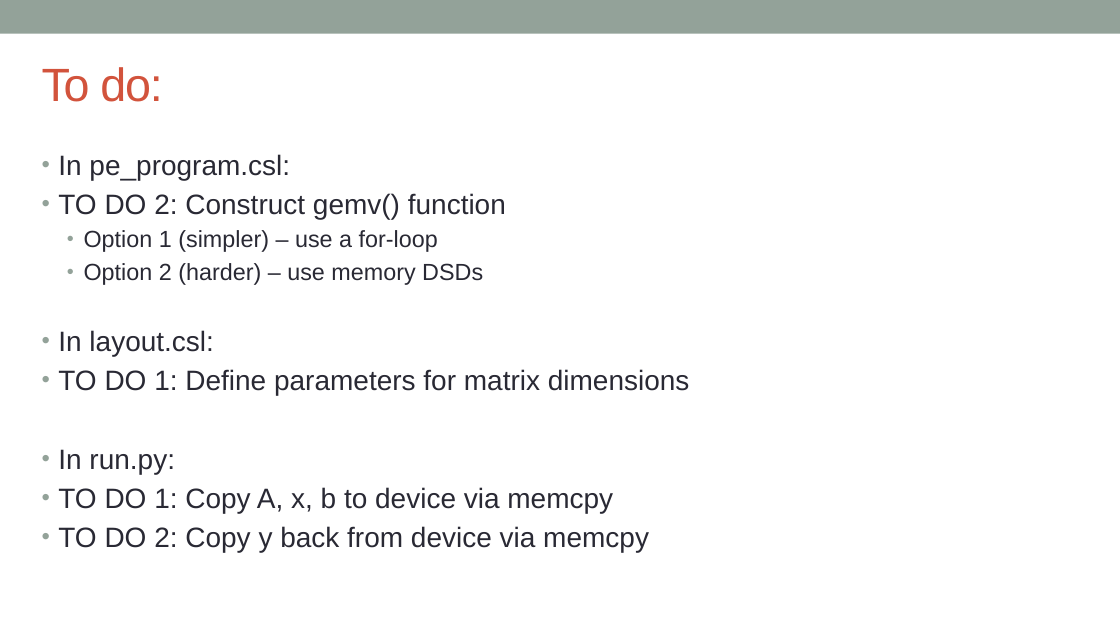
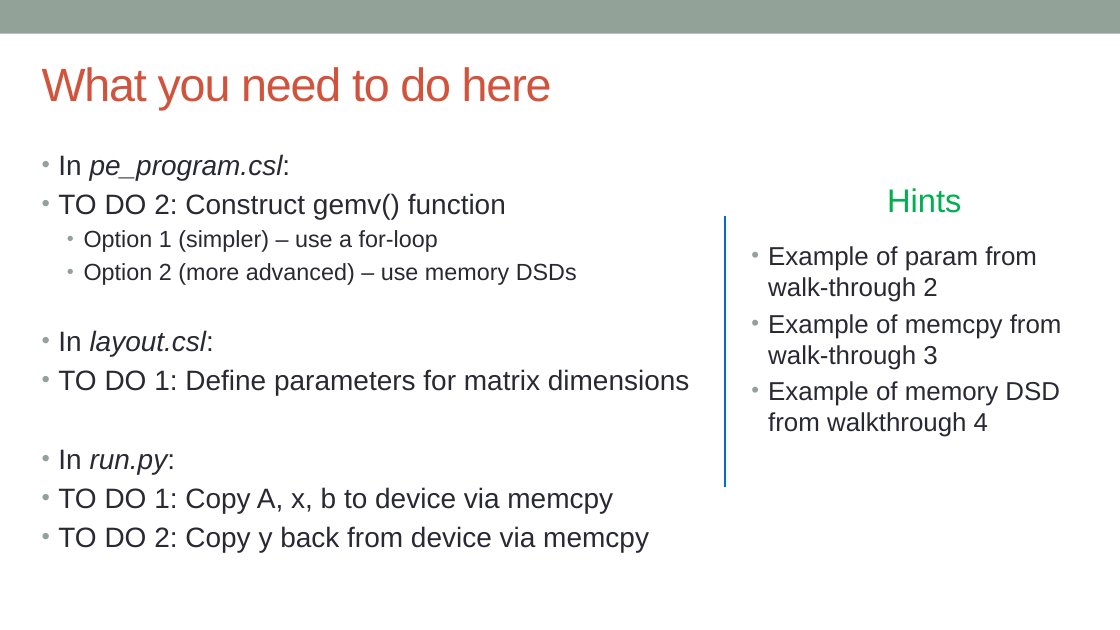
Before and after one commit to EPCCed/cs2-sdk-training, a slide deck: slide 3 of lectures/powerpoints/hands-on-1+washup.pptx (slide 4 before the commit). Drawn at 1120x630 pixels with LibreOffice and Linux fonts; fonts in the diff are those of the drawing. Boxes give left, top, right and bottom in pixels: in the first picture for what was removed or moved away, otherwise in the second. Text is boxed around its words. In the diff, an @@ line names an element or a change of style, - is before the commit and + after.

```diff
--- a/lectures/powerpoints/hands-on-1+washup.pptx
+++ b/lectures/powerpoints/hands-on-1+washup.pptx
@@ title at <box>42,67,552,111</box>: text changed @@
-To do:
+What you need to do here
@@ text at <box>58,154,291,474</box>: italic on in "pe_program.csl:", "layout.csl:", "run.py:" @@
@@ text added at <box>887,188,961,213</box>, 28 pt, text #00B050 @@
+Hints
@@ line added from (726, 216) to (726, 487), #0070C0 1.75 pt @@
@@ text at <box>84,263,577,285</box>: text changed @@
-  • Option 2 (harder) – use memory DSDs
+  • Option 2 (more advanced) – use memory DSDs
@@ text added at <box>768,246,1062,437</box>, 22.2 pt, text #292934 @@
+• Example of param from walk-through 2
+• Example of memcpy from walk-through 3
+• Example of memory DSD from walkthrough 4
```
Also in this commit, not shown: 7 other slides changed, 3 slides removed.
